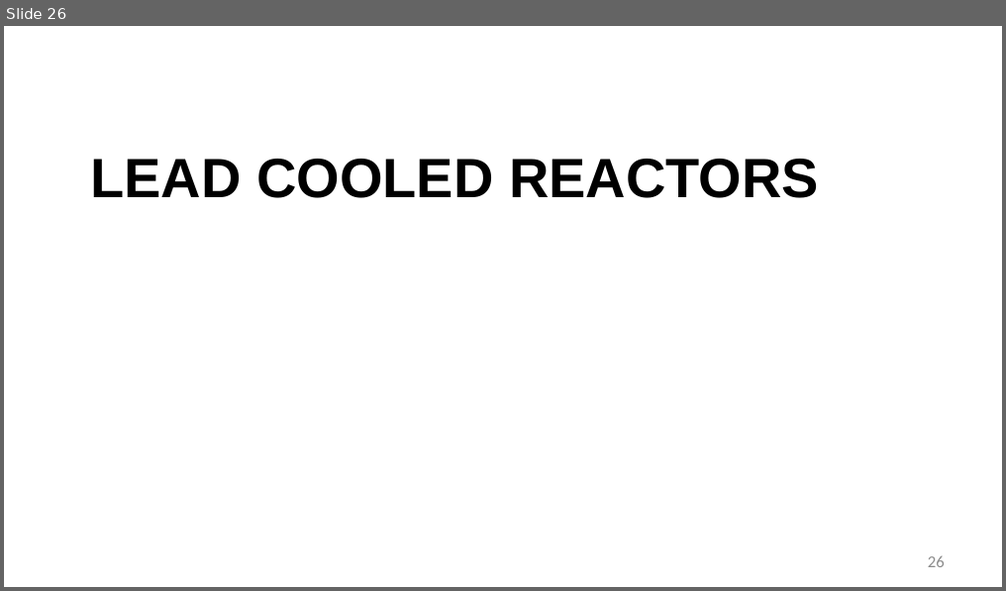
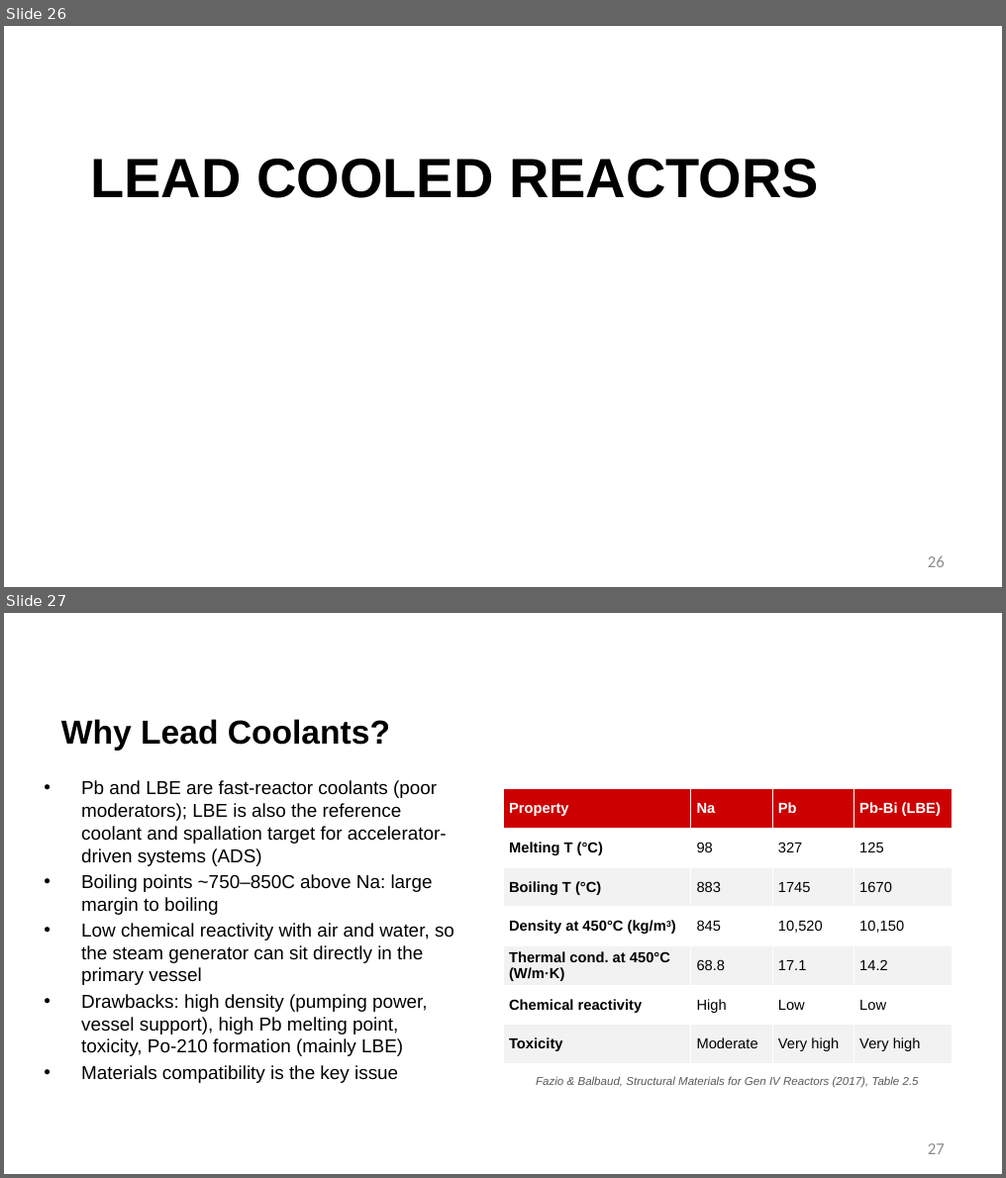
Before and after one commit to benbeeler/TEACHING, a slide deck: Advanced Reactor Materials/Fall2026/Lec18_nitride.pptx. Shown one above the other, each under a label of ours: slide 26 before the commit, slides 26 and 27 after it. The pictures are 1006x591 and 1006x1178 pixels, drawn with LibreOffice and Linux fonts; fonts in the diff are those of the drawing; background and template pictures are left out. Boxes give left, top, right and bottom in pixels: in the first picture for what was removed or moved away, otherwise in the second. Text is boxed around its words. In the diff, an @@ line names an element or a change of style, - is before the commit and + after.

```diff
--- a/Advanced Reactor Materials/Fall2026/Lec18_nitride.pptx
+++ b/Advanced Reactor Materials/Fall2026/Lec18_nitride.pptx
@@ slide 27 added at (4, 613, 1002, 1174), background #FFFFFF @@
@@ title added at (61, 719, 390, 751), 32 pt, text #000000, bold @@
+Why Lead Coolants?
@@ text added at (81, 780, 454, 1083), 18 pt, text #000000 @@
+• Pb and LBE are fast-reactor coolants (poor moderators); LBE is also the reference coolant and spallation target for accelerator-driven systems (ADS)
+• Boiling points ~750–850C above Na: large margin to boiling
+• Low chemical reactivity with air and water, so the steam generator can sit directly in the primary vessel
+• Drawbacks: high density (pumping power, vessel support), high Pb melting point, toxicity, Po-210 formation (mainly LBE)
+• Materials compatibility is the key issue
@@ table added at (503, 789, 952, 1065), 7 rows, 4 columns @@
+Property | Na | Pb | Pb-Bi (LBE)
+Melting T (°C) | 98 | 327 | 125
+Boiling T (°C) | 883 | 1745 | 1670
+Density at 450°C (kg/m3) | 845 | 10,520 | 10,150
+Thermal cond. at 450°C (W/m·K) | 68.8 | 17.1 | 14.2
+Chemical reactivity | High | Low | Low
+Toxicity | Moderate | Very high | Very high
@@ text added at (536, 1076, 919, 1088), 11 pt, text #595959, italic @@
+Fazio & Balbaud, Structural Materials for Gen IV Reactors (2017), Table 2.5
@@ page number added at (928, 1144, 944, 1155), 16 pt, text #8C8C8C @@
+27
```
Also in this commit, not shown: 14 slides changed, 9 other slides added, 4 slides removed, 2 other files.
